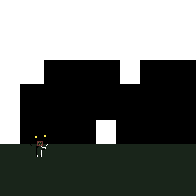
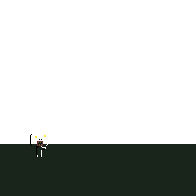
Before/after of a 196×196 layered artwork. What changed in the layer stack:
added group "Human" with 22 layers above "Zombie" over [125, 129, 149, 144]
added group "Head" (1st of 2, in "Human") with 9 layers in group "Human" over [134, 137, 143, 139]
added group "Eyes" (1st of 2, in "Human" › "Head") with 6 layers in group "Head" over [134, 137, 143, 139]
added group "Right Eye" (1st of 2, in "Human" › "Head" › "Eyes") with 2 layers in group "Eyes" over [134, 137, 143, 139]
added layer "Right Eyeball" (1st of 2, in "Human" › "Head" › "Eyes" › "Right Eye") in group "Right Eye" over [134, 137, 143, 139]
removed layer "Layer 3" (1st of 2) over [44, 60, 196, 120]
removed layer "Layer 3" (2nd of 2) over [20, 84, 196, 144]
